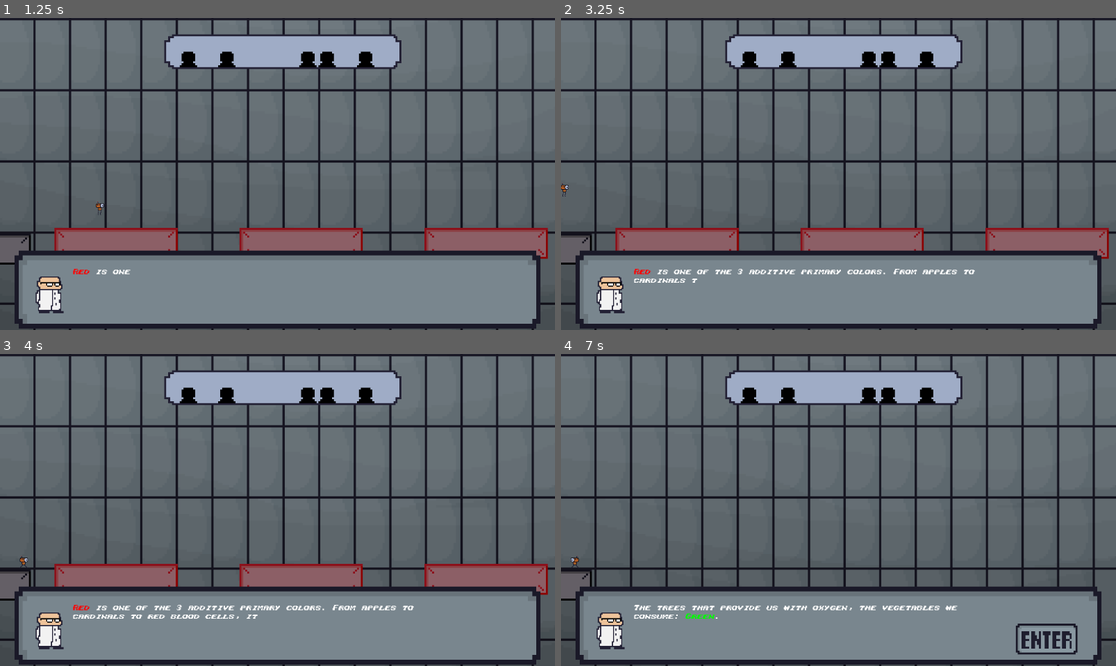
Above: before the commit, frames 1-4 (two rows, left to right).
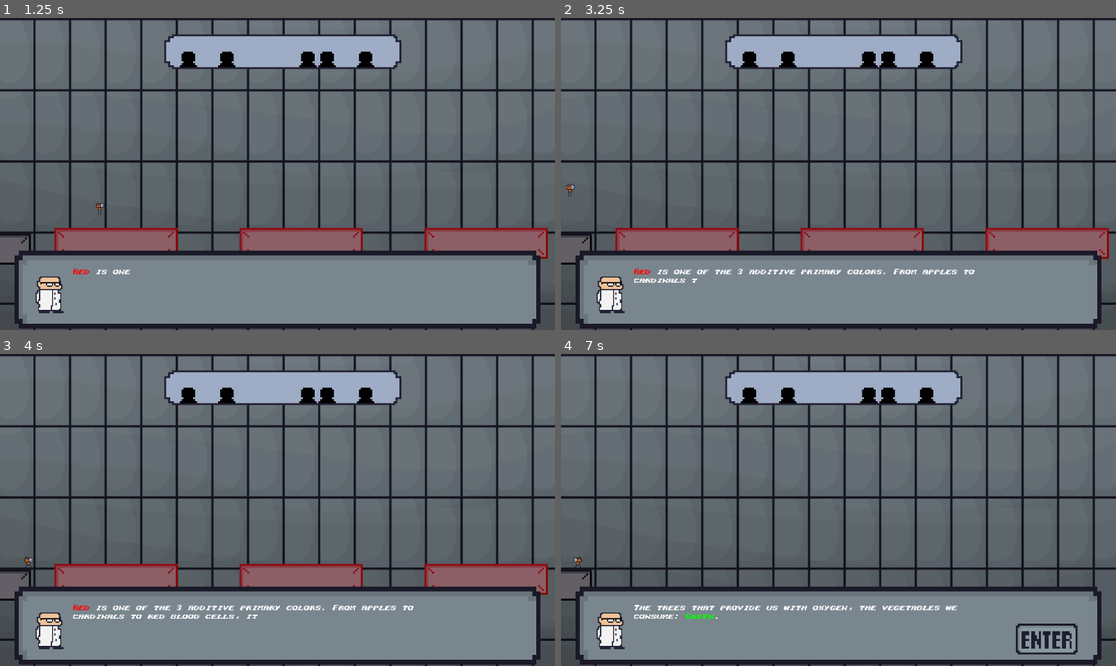
Above: after the commit, the same moments.

Repository: Gamnraa/gmtk2025
Game: Godot game, scene res://MainScene.tscn
The game is run twice, just before and just after one commit, with the same random seed, the same clock (stepped at 60 frames per second) and the same inputs.
Inputs:
- Up to frame 1 (1.25 s): tap Enter (enter) at 0.5, 0.6 s; hold D (right) from 0.53 s (still down); tap Space (jump) at 0.77 s
- Up to frame 2 (3.25 s): tap Enter (enter) at 1.35, 2.1, 2.75, 2.85 s; tap Space (jump) at 1.52, 2, 3.02 s; release D (right) at 2.03 s; hold A (left) 2.03-2.78 s; hold D (right) from 2.78 s (still down)
- Up to frame 3 (4 s): keep holding D (right); tap Enter (enter) at 3.6 s; tap Space (jump) at 3.77 s
- Up to frame 4 (7 s): release D (right) at 4.28 s; hold A (left) 4.28-5.03 s; tap Enter (enter) at 4.35, 5.1, 5.75, 5.85, 6.6 s; tap Space (jump) at 4.52, 5, 6.02, 6.5, 6.77 s; hold D (right) 5.03-5.78 s; hold A (left) from 5.78 s (still down)

Frame 1 is identical in both runs. In frame 2, less than 0.1% of the frame differs, in the area x 0-3%, y 53-58%; in frame 3, less than 0.1%; in frame 4, less than 0.1%.

Commit message:
Fixed a bug when landing and moving left

Diff:
--- a/Scripts/player.gd
+++ b/Scripts/player.gd
@@ -19,6 +19,7 @@
 
 func _physics_process(delta: float):
 	var grounded = is_on_floor()
+	var move_buttons_pressed = Input.is_action_just_pressed("right") or Input.is_action_just_pressed("left")
 
 	max_speed = ground_speed
 	if not grounded:
@@ -50,6 +51,8 @@
 		velocity.x = move_toward(velocity.x, 0, accel)
 		$Sprite2D/AnimationPlayer.play("player-idle")
 
-	if not was_grounded and grounded: velocity.x = max(velocity.x - (accel * 5.13), 0)
+	if not was_grounded and grounded:
+		if velocity.x > 0: velocity.x -= accel * 6.67
+		if velocity.x < 0: velocity.x += accel * 6.67
 	was_grounded = grounded
 	move_and_slide()
